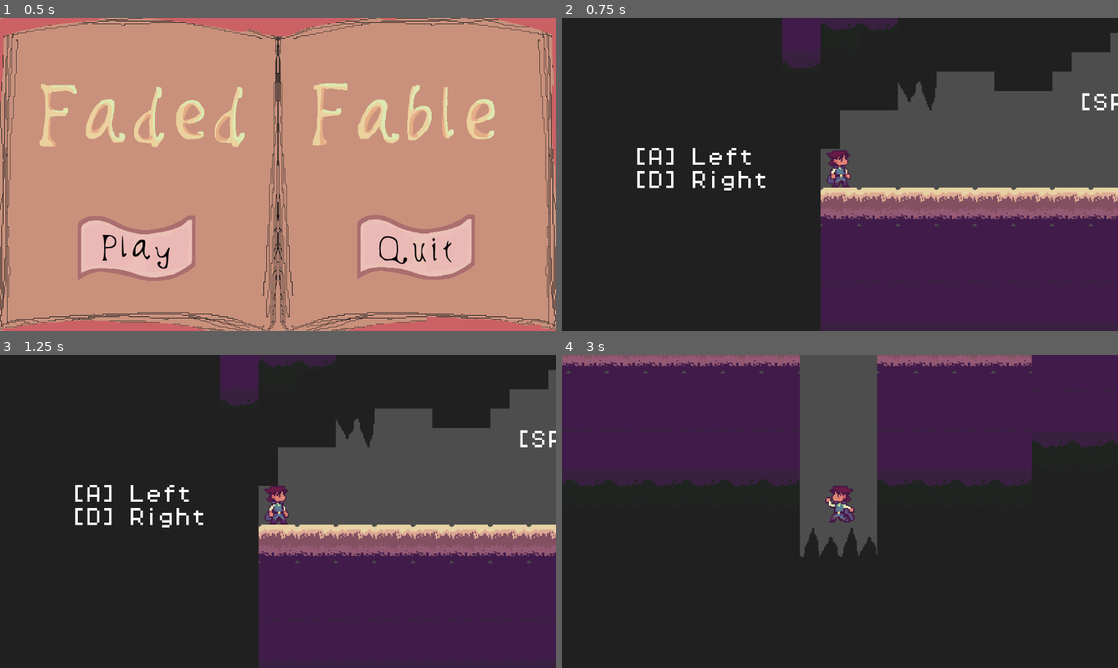
Above: before the commit, frames 1-4 (two rows, left to right).
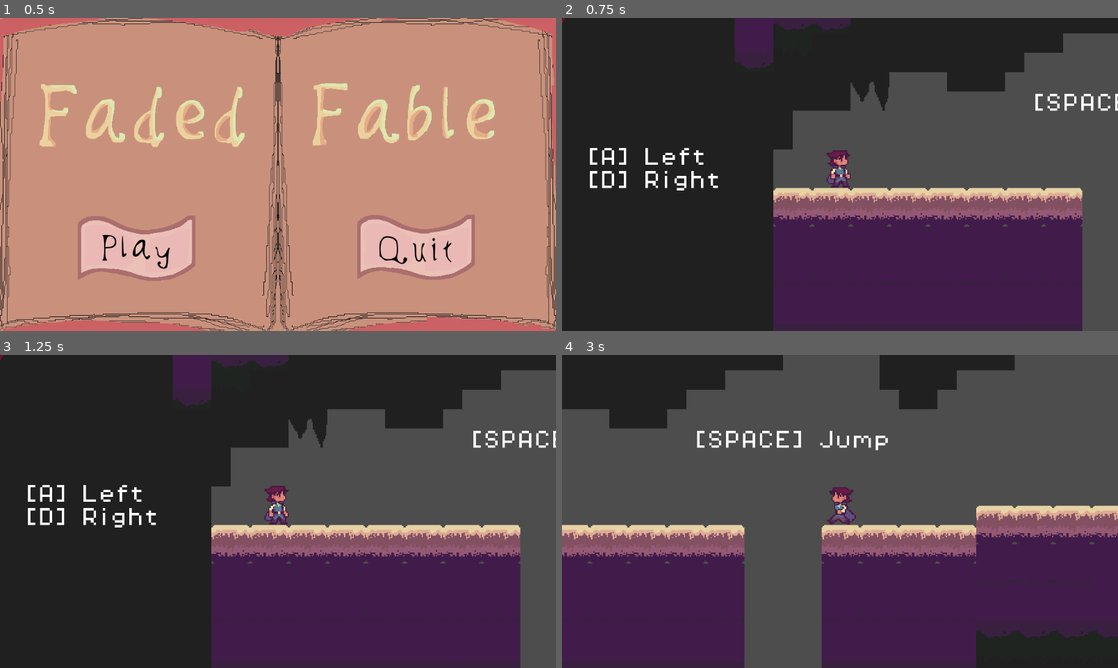
Above: after the commit, the same moments.

Repository: keihwi/Faded-Fable
Game: Godot game, scene res://scenes/title.tscn
Same seed, same stepped clock (60 frames per second), same inputs: the game is played once before the commit and once after it.
Inputs (mouse positions are in pixels of both pictures, inside the frame that each line leads up to):
- Up to frame 1 (0.5 s): no input
- Up to frame 2 (0.75 s): click (701, 249) at 0.5 s
- Up to frame 3 (1.25 s): no input
- Up to frame 4 (3 s): tap Enter at 1.25 s; hold E (interact) 1.28-2.03 s; hold D (move_right) 1.28-2.78 s; tap Space (jump) at 1.52, 2.27 s; tap Shift (sprint) at 2.1 s; hold A (move_left) from 2.78 s (still down); hold E (interact) from 2.78 s (still down)

Frame 1 is identical in both runs. In frame 2, 17% of the frame differs, in the area x 0-100%, y 0-100%; in frame 3, 17%; in frame 4, 90%.

Commit message:
added falling platforms and a scripted moving platform

Diff:
--- /dev/null
+++ b/scenes/falling_bananaplatform.tscn
@@ -0,0 +1,33 @@
+[gd_scene load_steps=5 format=3 uid="uid://cayr0jchs388s"]
+
+[ext_resource type="Texture2D" uid="uid://df2doas4d0m8i" path="res://assets/sprites/platform_banana_full.png" id="1_vl37m"]
+[ext_resource type="Script" uid="uid://bfaahp4ifa2t3" path="res://scripts/falling_platform.gd" id="2_bwsdb"]
+
+[sub_resource type="RectangleShape2D" id="RectangleShape2D_4u4ee"]
+size = Vector2(60, 9)
+
+[sub_resource type="RectangleShape2D" id="RectangleShape2D_cgkqx"]
+size = Vector2(60, 4)
+
+[node name="falling_bananaplatform" type="Sprite2D"]
+texture = ExtResource("1_vl37m")
+script = ExtResource("2_bwsdb")
+
+[node name="StaticBody2D" type="StaticBody2D" parent="."]
+
+[node name="CollisionShape2D" type="CollisionShape2D" parent="StaticBody2D"]
+position = Vector2(0, 3)
+shape = SubResource("RectangleShape2D_4u4ee")
+one_way_collision = true
+
+[node name="Area2D" type="Area2D" parent="."]
+collision_mask = 3
+
+[node name="CollisionShape2D" type="CollisionShape2D" parent="Area2D"]
+position = Vector2(0, -8)
+shape = SubResource("RectangleShape2D_cgkqx")
+
+[node name="FallTimer" type="Timer" parent="."]
+
+[connection signal="body_entered" from="Area2D" to="." method="_on_area_2d_body_entered"]
+[connection signal="timeout" from="FallTimer" to="." method="_on_fall_timer_timeout"]
--- /dev/null
+++ b/scenes/falling_grapesplatform.tscn
@@ -0,0 +1,33 @@
+[gd_scene load_steps=5 format=3 uid="uid://bl7f025xcw5i8"]
+
+[ext_resource type="Script" uid="uid://bfaahp4ifa2t3" path="res://scripts/falling_platform.gd" id="1_eyv7q"]
+[ext_resource type="Texture2D" uid="uid://b8fau68vy81lw" path="res://assets/sprites/platform_grapes.png" id="1_rehgp"]
+
+[sub_resource type="RectangleShape2D" id="RectangleShape2D_4u4ee"]
+size = Vector2(32, 9)
+
+[sub_resource type="RectangleShape2D" id="RectangleShape2D_cgkqx"]
+size = Vector2(32, 4)
+
+[node name="falling_grapesplatform" type="Sprite2D"]
+texture = ExtResource("1_rehgp")
+script = ExtResource("1_eyv7q")
+
+[node name="StaticBody2D" type="StaticBody2D" parent="."]
+
+[node name="CollisionShape2D" type="CollisionShape2D" parent="StaticBody2D"]
+position = Vector2(0, 1.5)
+shape = SubResource("RectangleShape2D_4u4ee")
+one_way_collision = true
+
+[node name="Area2D" type="Area2D" parent="."]
+collision_mask = 3
+
+[node name="CollisionShape2D" type="CollisionShape2D" parent="Area2D"]
+position = Vector2(0, -8)
+shape = SubResource("RectangleShape2D_cgkqx")
+
+[node name="FallTimer" type="Timer" parent="."]
+
+[connection signal="body_entered" from="Area2D" to="." method="_on_area_2d_body_entered"]
+[connection signal="timeout" from="FallTimer" to="." method="_on_fall_timer_timeout"]
--- a/scenes/falling_platform.tscn
+++ /dev/null
@@ -1,75 +0,0 @@
-[gd_scene load_steps=6 format=3 uid="uid://bl7f025xcw5i8"]
-
-[ext_resource type="Script" uid="uid://bfaahp4ifa2t3" path="res://scripts/falling_platform.gd" id="1_eyv7q"]
-[ext_resource type="PackedScene" uid="uid://ba3inaultc1a5" path="res://scenes/plumplatform.tscn" id="2_rehgp"]
-
-[sub_resource type="Animation" id="Animation_eyv7q"]
-resource_name = "fall"
-length = 2.0
-tracks/0/type = "value"
-tracks/0/imported = false
-tracks/0/enabled = true
-tracks/0/path = NodePath("PlumPlatform:position")
-tracks/0/interp = 1
-tracks/0/loop_wrap = true
-tracks/0/keys = {
-"times": PackedFloat32Array(0, 2),
-"transitions": PackedFloat32Array(1, 1),
-"update": 0,
-"values": [Vector2(0, 0), Vector2(0, 123)]
-}
-tracks/1/type = "value"
-tracks/1/imported = false
-tracks/1/enabled = true
-tracks/1/path = NodePath("PlumPlatform:modulate")
-tracks/1/interp = 1
-tracks/1/loop_wrap = true
-tracks/1/keys = {
-"times": PackedFloat32Array(0, 1.01),
-"transitions": PackedFloat32Array(1, 1),
-"update": 0,
-"values": [Color(1, 1, 1, 1), Color(1, 1, 1, 0)]
-}
-
-[sub_resource type="Animation" id="Animation_rehgp"]
-length = 0.001
-tracks/0/type = "value"
-tracks/0/imported = false
-tracks/0/enabled = true
-tracks/0/path = NodePath("PlumPlatform:position")
-tracks/0/interp = 1
-tracks/0/loop_wrap = true
-tracks/0/keys = {
-"times": PackedFloat32Array(0),
-"transitions": PackedFloat32Array(1),
-"update": 0,
-"values": [Vector2(0, 0)]
-}
-tracks/1/type = "value"
-tracks/1/imported = false
-tracks/1/enabled = true
-tracks/1/path = NodePath("PlumPlatform:modulate")
-tracks/1/interp = 1
-tracks/1/loop_wrap = true
-tracks/1/keys = {
-"times": PackedFloat32Array(0),
-"transitions": PackedFloat32Array(1),
-"update": 0,
-"values": [Color(1, 1, 1, 1)]
-}
-
-[sub_resource type="AnimationLibrary" id="AnimationLibrary_4u4ee"]
-_data = {
-&"RESET": SubResource("Animation_rehgp"),
-&"fall": SubResource("Animation_eyv7q")
-}
-
-[node name="Falling_Platform" type="Node2D"]
-script = ExtResource("1_eyv7q")
-
-[node name="PlumPlatform" parent="." instance=ExtResource("2_rehgp")]
-
-[node name="AnimationPlayer" type="AnimationPlayer" parent="."]
-libraries = {
-&"": SubResource("AnimationLibrary_4u4ee")
-}
--- a/scenes/fun.tscn
+++ /dev/null
@@ -1,54 +0,0 @@
-[gd_scene load_steps=4 format=3 uid="uid://c8uajv2risuw5"]
-
-[ext_resource type="PackedScene" uid="uid://cyq6h855fibj7" path="res://scenes/mc.tscn" id="1_17tjs"]
-
-[sub_resource type="RectangleShape2D" id="RectangleShape2D_17tjs"]
-size = Vector2(443, 38)
-
-[sub_resource type="WorldBoundaryShape2D" id="WorldBoundaryShape2D_s1xju"]
-
-[node name="Fun" type="Node2D"]
-
-[node name="ColorRect" type="ColorRect" parent="."]
-offset_left = -252.0
-offset_top = 153.0
-offset_right = 178.0
-offset_bottom = 198.0
-color = Color(0.716316, 0.804024, 0.541638, 1)
-
-[node name="ColorRect2" type="ColorRect" parent="."]
-offset_left = 200.0
-offset_top = 433.0
-offset_right = 630.0
-offset_bottom = 478.0
-color = Color(0.716316, 0.804024, 0.541638, 1)
-
-[node name="CollisionShape2D" type="CollisionShape2D" parent="ColorRect2"]
-position = Vector2(216, 24)
-shape = SubResource("RectangleShape2D_17tjs")
-
-[node name="ColorRect3" type="ColorRect" parent="."]
-offset_left = 801.0
-offset_top = 185.0
-offset_right = 1231.0
-offset_bottom = 225.0
-color = Color(0.716316, 0.804024, 0.541638, 1)
-
-[node name="ColorRect4" type="ColorRect" parent="."]
-offset_left = 1282.0
-offset_top = 364.0
-offset_right = 1712.0
-offset_bottom = 404.0
-color = Color(0.716316, 0.804024, 0.541638, 1)
-
-[node name="deadZone" type="Area2D" parent="."]
-position = Vector2(0, -103)
-
-[node name="death" type="CollisionShape2D" parent="deadZone"]
-position = Vector2(553, 647)
-shape = SubResource("WorldBoundaryShape2D_s1xju")
-
-[node name="MC" parent="." instance=ExtResource("1_17tjs")]
-position = Vector2(320, 385)
-
-[connection signal="body_entered" from="deadZone" to="MC" method="_on_dead_zone_body_entered"]
--- a/scenes/game.tscn
+++ b/scenes/game.tscn
@@ -22,7 +22,9 @@
 [ext_resource type="PackedScene" uid="uid://nostrqmlpx6j" path="res://scenes/letter_z.tscn" id="15_ir15t"]
 [ext_resource type="Texture2D" uid="uid://cfh80lnejyvd7" path="res://assets/sprites/Stalagtite.png" id="17_bt5mj"]
 [ext_resource type="PackedScene" uid="uid://dubqiup7lc84j" path="res://scenes/killzone.tscn" id="17_rysoc"]
+[ext_resource type="PackedScene" uid="uid://f4a3e0akuhpe" path="res://scenes/moving_appleplatform.tscn" id="21_e1j6l"]
 [ext_resource type="FontFile" uid="uid://ig1psrka71vj" path="res://assets/fonts/PixelOperator8.ttf" id="22_37s47"]
+[ext_resource type="PackedScene" uid="uid://cayr0jchs388s" path="res://scenes/falling_bananaplatform.tscn" id="22_pl11u"]
 
 [sub_resource type="TileSetAtlasSource" id="TileSetAtlasSource_ssvqc"]
 texture = ExtResource("2_kvuet")
@@ -252,7 +254,7 @@
 [node name="Game" type="Node2D"]
 
 [node name="MC" parent="." instance=ExtResource("1_uwrxv")]
-position = Vector2(0, 64)
+position = Vector2(39, 62)
 
 [node name="Camera2D" type="Camera2D" parent="MC"]
 position = Vector2(0, -11)
@@ -284,32 +286,25 @@
 [node name="StaticPlatforms" type="Node" parent="."]
 
 [node name="PlumPlatform1" parent="StaticPlatforms" instance=ExtResource("2_yqjtg")]
-visible = false
-position = Vector2(0, -33)
+position = Vector2(-565, -12)
 
 [node name="PlumPlatform4" parent="StaticPlatforms" instance=ExtResource("2_yqjtg")]
-visible = false
-position = Vector2(-154, -33)
+position = Vector2(-475, -29)
 
 [node name="ApplePlatform" parent="StaticPlatforms" instance=ExtResource("3_lnu2h")]
-visible = false
-position = Vector2(-473, -97)
+position = Vector2(-393, -40)
 
 [node name="PlumPlatform6" parent="StaticPlatforms" instance=ExtResource("2_yqjtg")]
-visible = false
-position = Vector2(-213, -67)
+position = Vector2(-321, -49)
 
 [node name="PlumPlatform7" parent="StaticPlatforms" instance=ExtResource("2_yqjtg")]
-visible = false
-position = Vector2(-388, -67)
+position = Vector2(-264, -61)
 
 [node name="ApplePlatform2" parent="StaticPlatforms" instance=ExtResource("3_lnu2h")]
-visible = false
-position = Vector2(74, 5)
+position = Vector2(-203, -78)
 
 [node name="BananaPlatform" parent="StaticPlatforms" instance=ExtResource("14_ca42v")]
-visible = false
-position = Vector2(-704, -104)
+position = Vector2(-2511, -33)
 
 [node name="MovingPlatforms" type="Node" parent="."]
 
@@ -332,6 +327,28 @@
 &"": SubResource("AnimationLibrary_lbhrr")
 }
 autoplay = "move"
+
+[node name="ApplePlatform" parent="MovingPlatforms" instance=ExtResource("21_e1j6l")]
+position = Vector2(1199, -76)
+distance = 224
+time = 3.0
+start_left = true
+
+[node name="ApplePlatform3" parent="MovingPlatforms" instance=ExtResource("21_e1j6l")]
+position = Vector2(1648, -76)
+distance = 200
+time = 3.0
+
+[node name="FallingPlatforms" type="Node" parent="."]
+
+[node name="falling_bananaplatform" parent="FallingPlatforms" instance=ExtResource("22_pl11u")]
+position = Vector2(1724, -76)
+
+[node name="falling_bananaplatform2" parent="FallingPlatforms" instance=ExtResource("22_pl11u")]
+position = Vector2(1822, -63)
+
+[node name="falling_bananaplatform3" parent="FallingPlatforms" instance=ExtResource("22_pl11u")]
+position = Vector2(1921, -53)
 
 [node name="Letters" type="Node" parent="."]
 
--- /dev/null
+++ b/scenes/moving_appleplatform.tscn
@@ -0,0 +1,18 @@
+[gd_scene load_steps=4 format=3 uid="uid://f4a3e0akuhpe"]
+
+[ext_resource type="Texture2D" uid="uid://cvwrg5te20w4m" path="res://assets/sprites/platform_apple1.png" id="1_jktea"]
+[ext_resource type="Script" uid="uid://c3vnhe3l8yawe" path="res://scripts/moving_platform.gd" id="1_xh07d"]
+
+[sub_resource type="RectangleShape2D" id="RectangleShape2D_ctk8e"]
+size = Vector2(28, 11)
+
+[node name="ApplePlatform" type="AnimatableBody2D"]
+script = ExtResource("1_xh07d")
+
+[node name="CollisionShape2D" type="CollisionShape2D" parent="."]
+position = Vector2(0, 2.5)
+shape = SubResource("RectangleShape2D_ctk8e")
+one_way_collision = true
+
+[node name="Sprite2D" type="Sprite2D" parent="."]
+texture = ExtResource("1_jktea")
--- a/scripts/falling_platform.gd
+++ b/scripts/falling_platform.gd
@@ -1,3 +1,25 @@
-extends Node2D
+extends Sprite2D
 
 var has_fallen: bool = false
+@onready var fall_timer: Timer = $FallTimer
+
+
+func _on_area_2d_body_entered(body: Node2D) -> void:
+	if body is CharacterBody2D and !has_fallen:
+		fall_timer.start()
+
+
+func _disable_collider():
+	$StaticBody2D/CollisionShape2D.disabled = true
+
+
+func _on_fall_timer_timeout() -> void:
+	var opacity_tween: Tween = create_tween().set_trans(Tween.TRANS_SINE)
+	var pos_tween: Tween = create_tween().set_trans(Tween.TRANS_SINE)
+
+	opacity_tween.tween_property(self, "modulate:a", 0.0, 0.5)
+	pos_tween.tween_property(self, "global_position", global_position+Vector2(0,12), 0.5)
+
+	opacity_tween.finished.connect(_disable_collider)
+
+	has_fallen = true
--- /dev/null
+++ b/scripts/moving_platform.gd
@@ -0,0 +1,23 @@
+extends StaticBody2D
+
+@export var distance: int
+@export var time: float
+@export var start_left: bool
+
+var paused = false
+
+func _ready() -> void:
+	if start_left:
+		move_right()
+	else:
+		move_left()
+
+func move_right():
+	var tween = create_tween()
+	tween.tween_property(self, "position", position + Vector2(distance,0), time)
+	tween.tween_callback(move_left)
+
+func move_left():
+	var tween = create_tween()
+	tween.tween_property(self, "position", position + Vector2(-distance,0), time)
+	tween.tween_callback(move_right)
Binary file added: assets/sprites/platform_banana_full.png
Not shown, added: assets/sprites/platform_banana_full.png.import
Binary file added: assets/sprites/platform_grapes.png
Not shown, added: assets/sprites/platform_grapes.png.import
Not shown: 1 places in scenes/game.tscn that only renumber resources
Not shown, added: scripts/moving_platform.gd.uid
